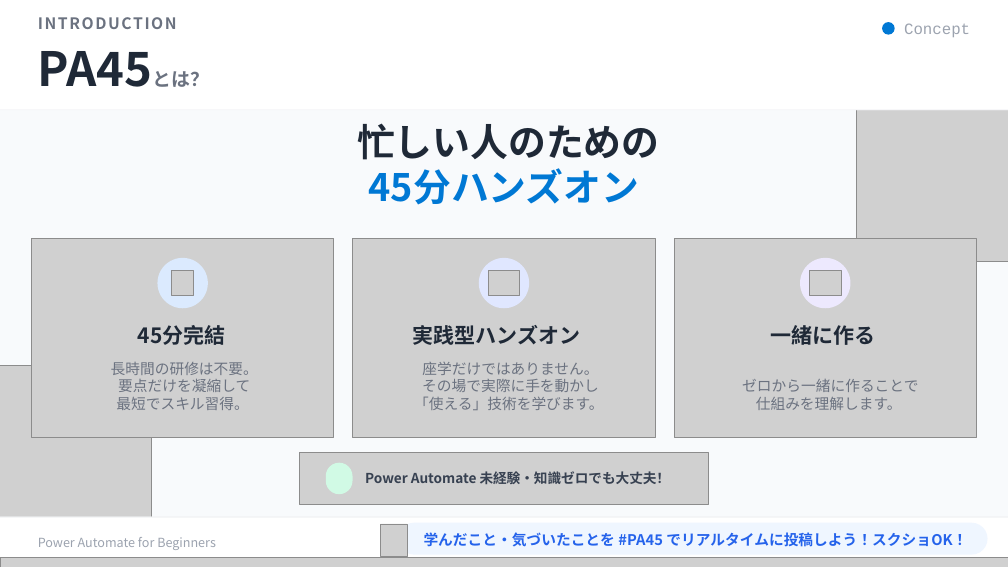
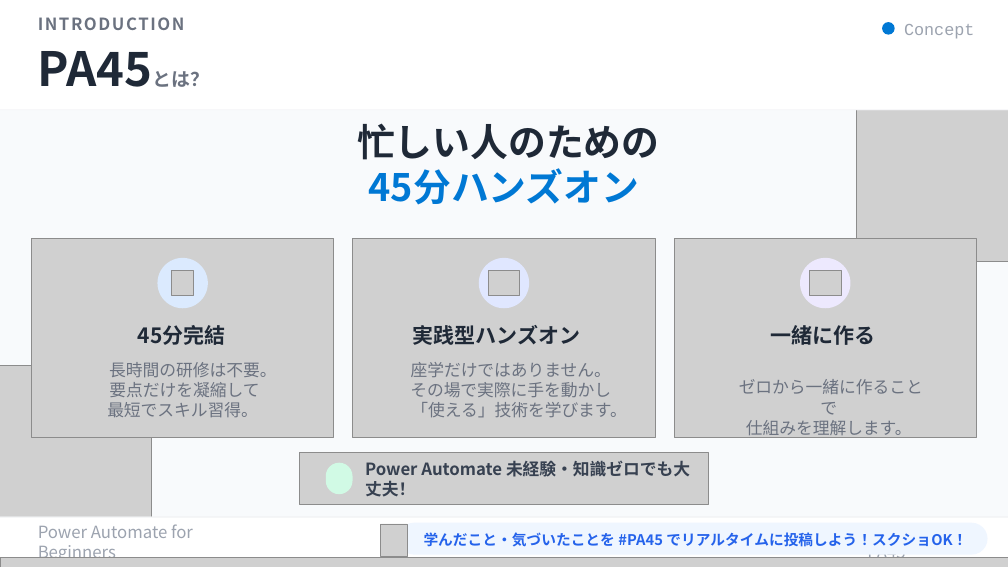
Before and after one commit to Haru-PowerPlatform/pa45, a slide deck: slide 1 of assets/pa45/P001_PA45_変数の初期化_20260306.pptx. Drawn at 1008x567 pixels with LibreOffice and Linux fonts; fonts in the diff are those of the drawing; grey boxes stand for pictures; background and template pictures are left out. Boxes give left, top, right and bottom in pixels: in the first picture for what was removed or moved away, otherwise in the second. Text is boxed around its words. In the diff, an @@ line names an element or a change of style, - is before the commit and + after.

```diff
--- a/assets/pa45/P001_PA45_変数の初期化_20260306.pptx
+++ b/assets/pa45/P001_PA45_変数の初期化_20260306.pptx
@@ text "INTRODUCTION" at <box>38,17,185,30</box>: size 15 to 16 pt @@
@@ text "Concept" at <box>904,24,974,39</box>: size 15 to 16 pt @@
@@ size 14 to 16 pt in 3 elements at <box>107,362,276,417</box>, <box>410,362,626,418</box>, <box>739,379,923,439</box> @@
@@ text "Power Automate 未経験・知識ゼロでも大丈夫！" at <box>365,461,690,497</box>: size 13 to 16 pt @@
@@ text "Power Automate for Beginners" at <box>38,524,193,558</box>: size 12 to 16 pt @@
@@ text "Copyright © PA45" at <box>867,533,944,564</box>: size 12 to 16 pt @@
```
Also in this commit, not shown: 14 other slides changed, 3 other files.
